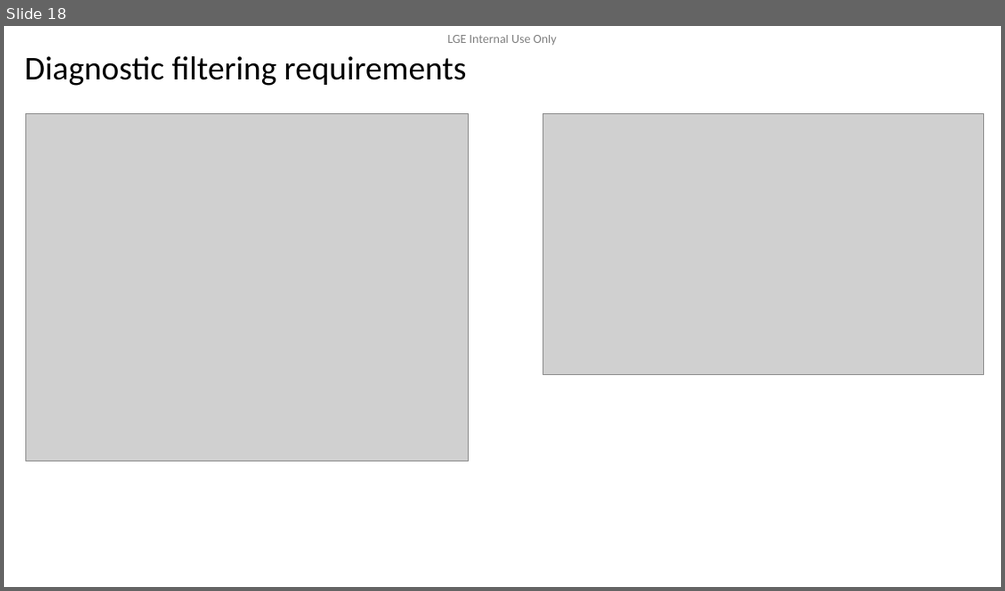
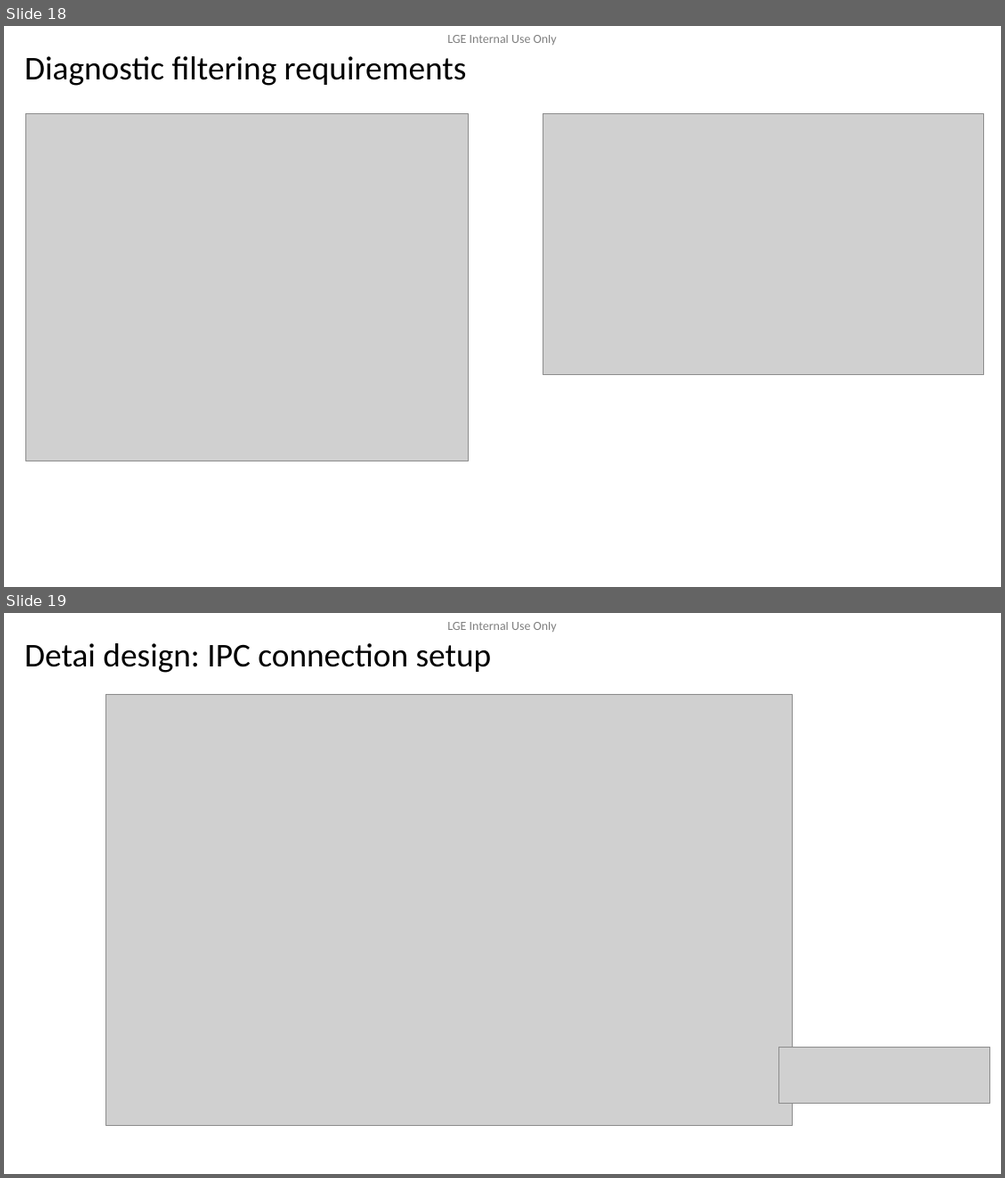
Before and after one commit to btqt/fe, a slide deck: design/FE_phi.vu_Design of Secure Remote Diag on Container Separation Architecture_3rd.pptx. Shown one above the other, each under a label of ours: slide 18 before the commit, slides 18 and 19 after it. The pictures are 1005x591 and 1005x1178 pixels, drawn with LibreOffice and Linux fonts; fonts in the diff are those of the drawing; grey boxes stand for pictures; background and template pictures are left out. Boxes give left, top, right and bottom in pixels: in the first picture for what was removed or moved away, otherwise in the second. Text is boxed around its words. In the diff, an @@ line names an element or a change of style, - is before the commit and + after.

```diff
--- a/design/FE_phi.vu_Design of Secure Remote Diag on Container Separation Architecture_3rd.pptx
+++ b/design/FE_phi.vu_Design of Secure Remote Diag on Container Separation Architecture_3rd.pptx
@@ slide 19 added at <box>4,613,1001,1174</box>, background #FFFFFF; not listed: 1 template element that a slide beside it also shows @@
@@ title added at <box>24,643,492,673</box>, 32 pt, text #000000 @@
+Detai design: IPC connection setup
@@ picture added at <box>105,694,793,1126</box> @@
@@ picture added at <box>779,1046,989,1103</box> @@
```
Also in this commit, not shown: 5 slides changed, 2 other slides added, 9 other files.
